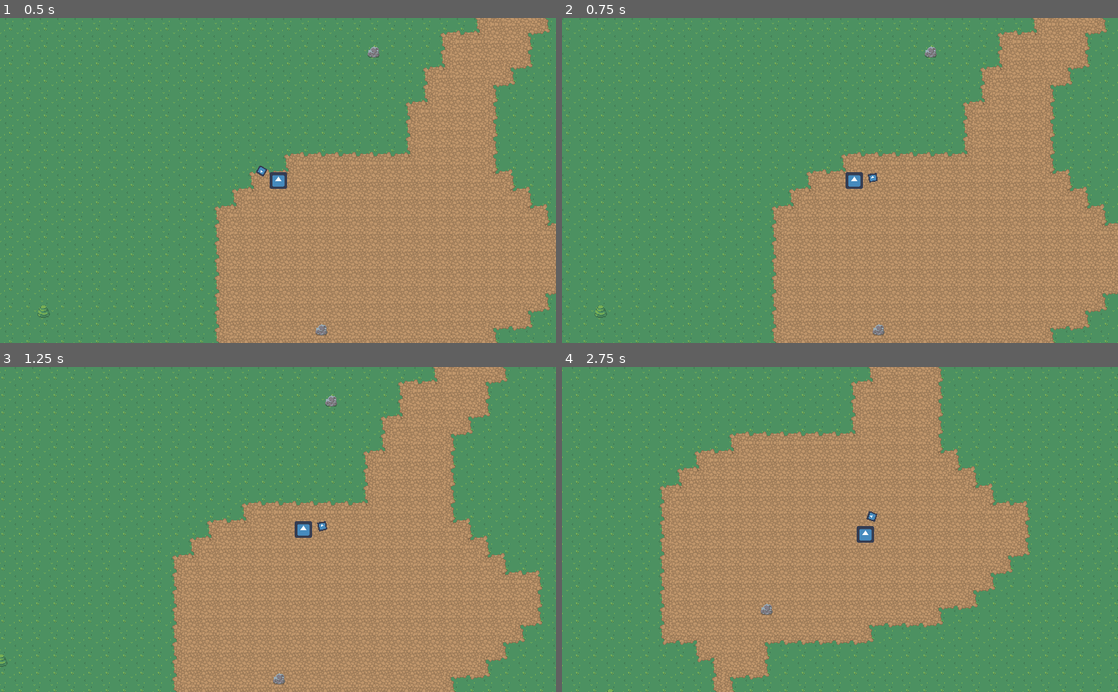
Above: before the commit, frames 1-4 (two rows, left to right).
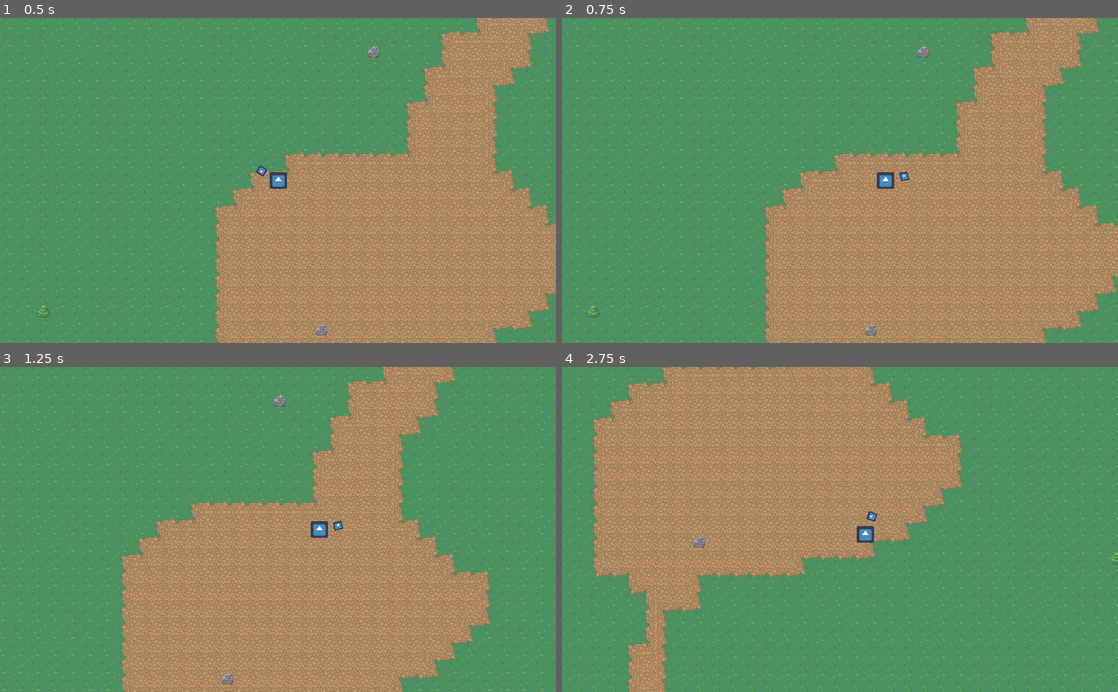
Above: after the commit, the same moments.

Repository: stealthio/KnightVsZombies
Game: Godot game, scene res://Game.tscn
Same seed, same stepped clock (60 frames per second), same inputs: the game is played once before the commit and once after it. The engine's default icon, where the game draws it, is replaced by a stand-in: a white triangle on a blue panel in a dark square.
Inputs (mouse positions are in pixels of both pictures, inside the frame that each line leads up to):
- Up to frame 1 (0.5 s): no input
- Up to frame 2 (0.75 s): tap Enter at 0.5 s; move the mouse to (962, 164) at 0.52 s; hold Right (Right) from 0.53 s (still down); tap Space (Dodge, bound only after the commit) at 0.6 s
- Up to frame 3 (1.25 s): keep holding Right (Right)
- Up to frame 4 (2.75 s): move the mouse to (728, 545) at 1.27 s; release Right (Right) at 1.28 s; hold Down (Down) 1.28-2.03 s; click (728, 545) at 1.35 s; tap Space (Dodge, bound only after the commit) at 1.55, 2.1 s; move the mouse to (895, 458) at 2.02 s; hold Right (Right) from 2.03 s (still down)

Frame 1 is identical in both runs. In frame 2, 16% of the frame differs, in the area x 0-100%, y 0-100%; in frame 3, 26%; in frame 4, 44%.

Commit message:
Implemented Dodging

Diff:
--- a/Prefabs/Player.tscn
+++ b/Prefabs/Player.tscn
@@ -86,3 +86,13 @@
 [node name="AnimationPlayer" type="AnimationPlayer" parent="Weapon"]
 anims/RESET = SubResource( 3 )
 anims/attack = SubResource( 2 )
+
+[node name="Dodge" type="Timer" parent="."]
+wait_time = 0.2
+one_shot = true
+
+[node name="DodgeCooldown" type="Timer" parent="."]
+wait_time = 0.5
+one_shot = true
+
+[connection signal="timeout" from="Dodge" to="." method="_on_Dodge_timeout"]
--- a/Scripts/Player.gd
+++ b/Scripts/Player.gd
@@ -1,9 +1,12 @@
 extends KinematicBody2D
 
 export var speed := 200.0
+export var dodge_speed := 400.0
 
 var input_velocity := Vector2(0.0, 0.0) # Describes the motion from keyboard inputs that is applied every physics tick
 var velocity := Vector2(0.0, 0.0) # Describes the total motion
+var dodging := false
+var dodge_vector := Vector2(0,0)
 
 func _physics_process(delta):
 	# Handle player input
@@ -16,9 +19,16 @@
 		input_velocity += Vector2(-1.0, 0.0)
 	if Input.is_action_pressed("Right"):
 		input_velocity += Vector2(1.0, 0.0)
+	if Input.is_action_just_pressed("Dodge") and !dodging and $DodgeCooldown.is_stopped():
+		dodging = true
+		dodge_vector = input_velocity
+		$Dodge.start()
 
 	# Velocity application
-	velocity += input_velocity.normalized() * speed
+	if dodging:
+		velocity += dodge_vector.normalized() * dodge_speed
+	else:
+		velocity += input_velocity.normalized() * speed
 
 	move_and_slide(velocity)
 
@@ -28,3 +38,8 @@
 		velocity = Vector2(0.0, 0.0)
 
 	global_position = global_position.round()
+
+
+func _on_Dodge_timeout():
+	$DodgeCooldown.start()
+	dodging = false
--- a/project.godot
+++ b/project.godot
@@ -58,6 +58,11 @@
 "events": [ Object(InputEventMouseButton,"resource_local_to_scene":false,"resource_name":"","device":0,"alt":false,"shi …(212 unchanged characters)…
  ]
 }
+Dodge={
+"deadzone": 0.5,
+"events": [ Object(InputEventKey,"resource_local_to_scene":false,"resource_name":"","device":0,"alt":false,"shift":false,"control":false,"meta":false,"command":false,"pressed":false,"scancode":32,"physical_scancode":0,"unicode":0,"echo":false,"script":null)
+ ]
+}
 
 [physics]
 
